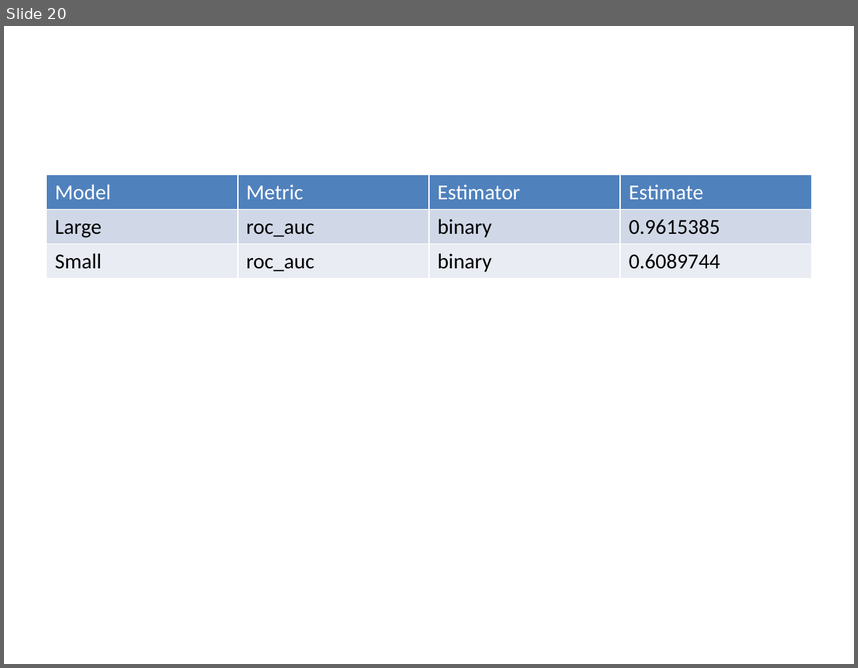
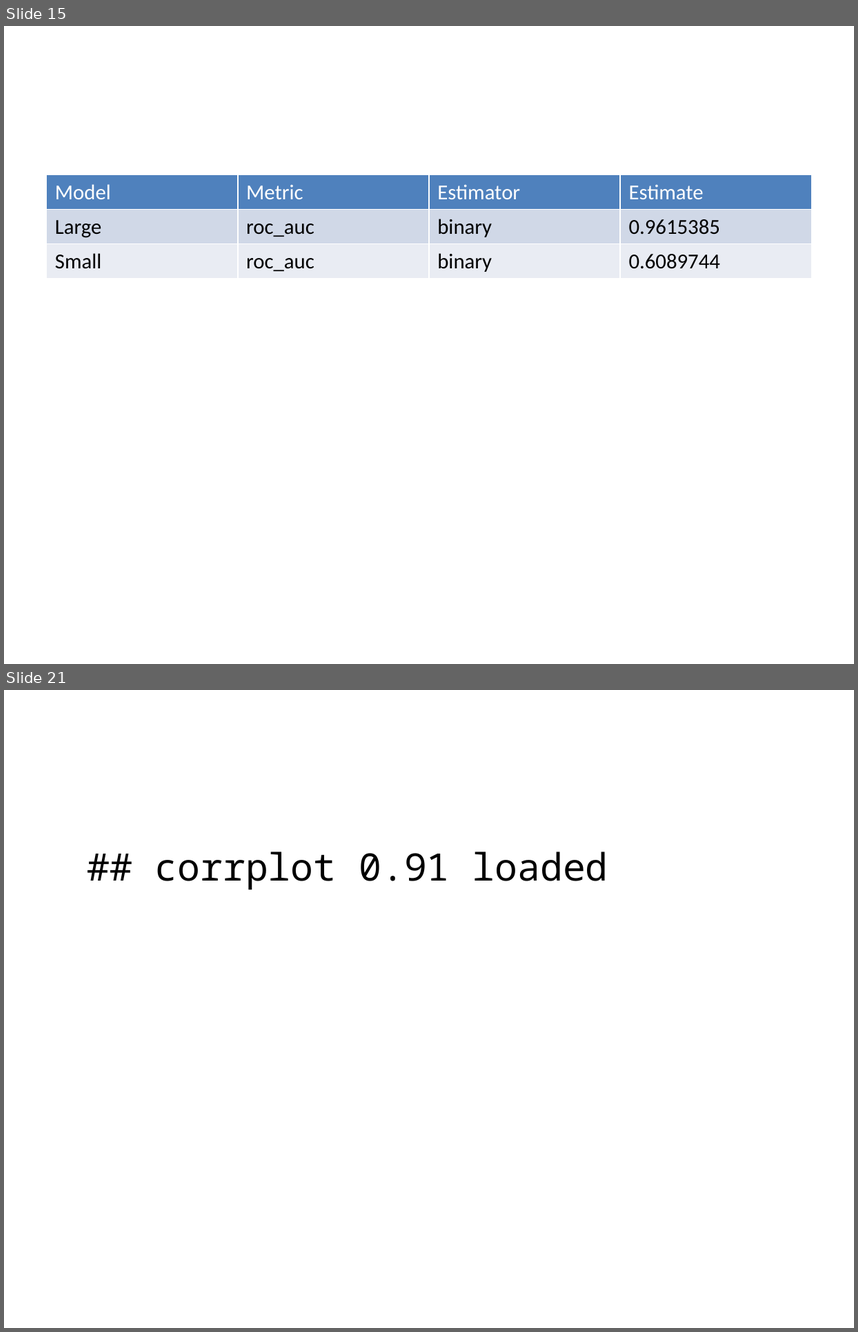
Before and after one commit to STA198F2021/save-the-best-for-last, a slide deck: Powerpoint-presentation.pptx. Shown one above the other, each under a label of ours: slide 20 before the commit, slides 15 and 21 after it; the slides between them are not shown. The pictures are 858x668 and 858x1332 pixels, drawn with LibreOffice and Linux fonts; fonts in the diff are those of the drawing. Boxes give left, top, right and bottom in pixels: in the first picture for what was removed or moved away, otherwise in the second. Text is boxed around its words. In the diff, an @@ line names an element or a change of style, - is before the commit and + after.

```diff
--- a/Powerpoint-presentation.pptx
+++ b/Powerpoint-presentation.pptx
@@ slide 21 added at box(4, 690, 854, 1328), background #FFFFFF @@
@@ text added at box(155, 851, 608, 889), 32 pt, text #000000 @@
+## corrplot 0.91 loaded
@@ what was slide 20 is now slide 15 @@
```
Also in this commit, not shown: 6 slides changed, 21 other slides added, 4 slides removed, 2 other files.
